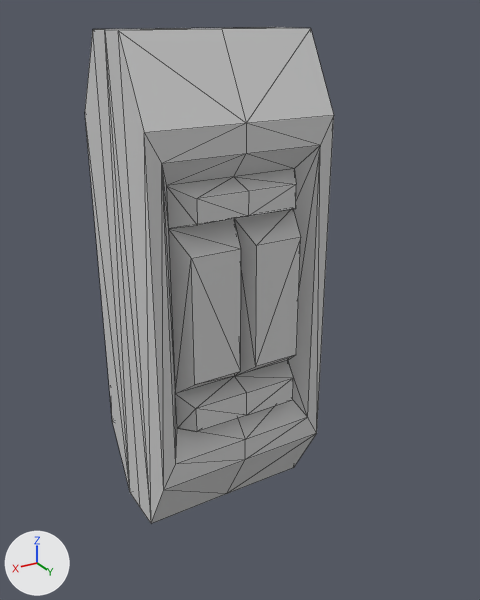
What one commit did to the COLLADA model Objects3d/wall4.dae.
The view is the same before and after, from a 50 mm camera at (103.1, 192.1, 172.1) aimed at (-2.8, 15.5, 83.7). Arrows for +X, +Y and +Z are at lower left; the lights stay in place. Mesh edges are drawn as thin lines.
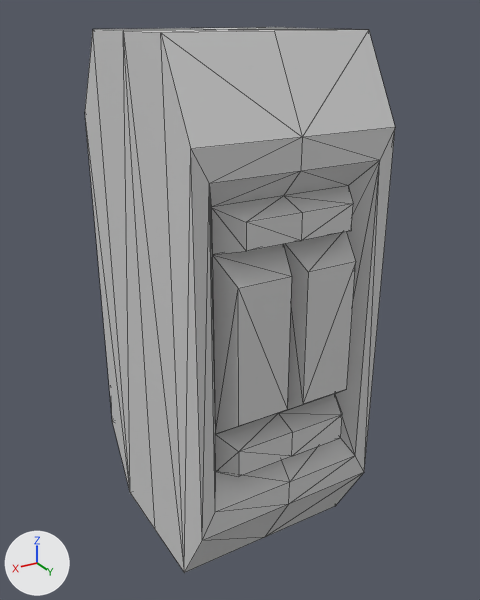
The newer file is also turned or shifted as a whole; pictures and numbers use the older file's frame.

Changed parts and their boxes [x1, y1, x2, y2] in the pictures (480 x 600 px; the box of a moved part takes in the faces that stretch with it):
```json
{"object": "Cube", "change": "reshaped", "before": [85, 27, 334, 523], "after": [85, 27, 395, 573], "on screen": "24% wider, 10% taller"}
{"part": 1, "of": "me_cube_001", "change": "moved or reshaped", "before": [93, 27, 291, 523], "after": [93, 27, 355, 571]}
{"part": 2, "of": "me_cube_001", "change": "moved or reshaped", "before": [118, 28, 334, 523], "after": [161, 30, 395, 573]}
```

The change, as JSON lines over the scene's bpy script:
```json
{"block": "me_cube_001", "where": "me_cube_001.from_pydata(...)  # 105 vertices, 200 faces; spans x -32.0..32.0, y -25.0..25.0, z -84.0..84.0"}
{"block": "me_cube_001", "where": "# used by ob_cube; location = (0.0, 0.0, 84.0)"}
{"block": "me_cube_001", "change": "me_cube_001 part 1: all 5 vertices in x -32.0..32.0, y 0.0, z -84.0..84.0 are moved by (0.0, 14.0, 0.0)"}
{"block": "me_cube_001", "change": "me_cube_001 part 2: all 50 vertices in x -32.0..32.0, y 10.0..25.0, z -84.0..84.0 are moved by (0.0, 27.0, 0.0)"}
```
